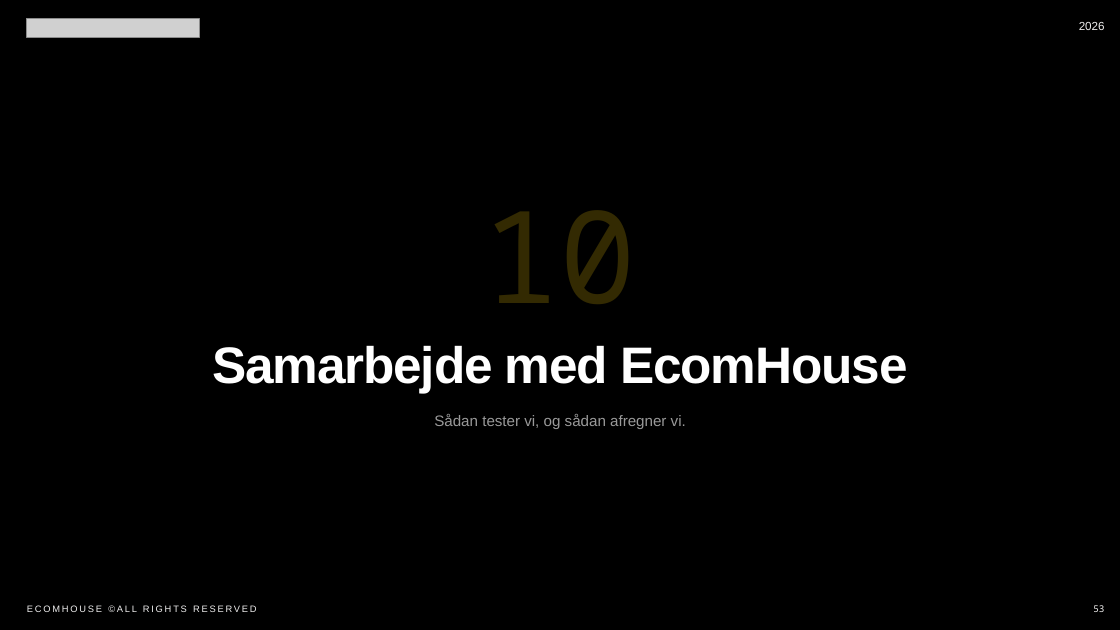
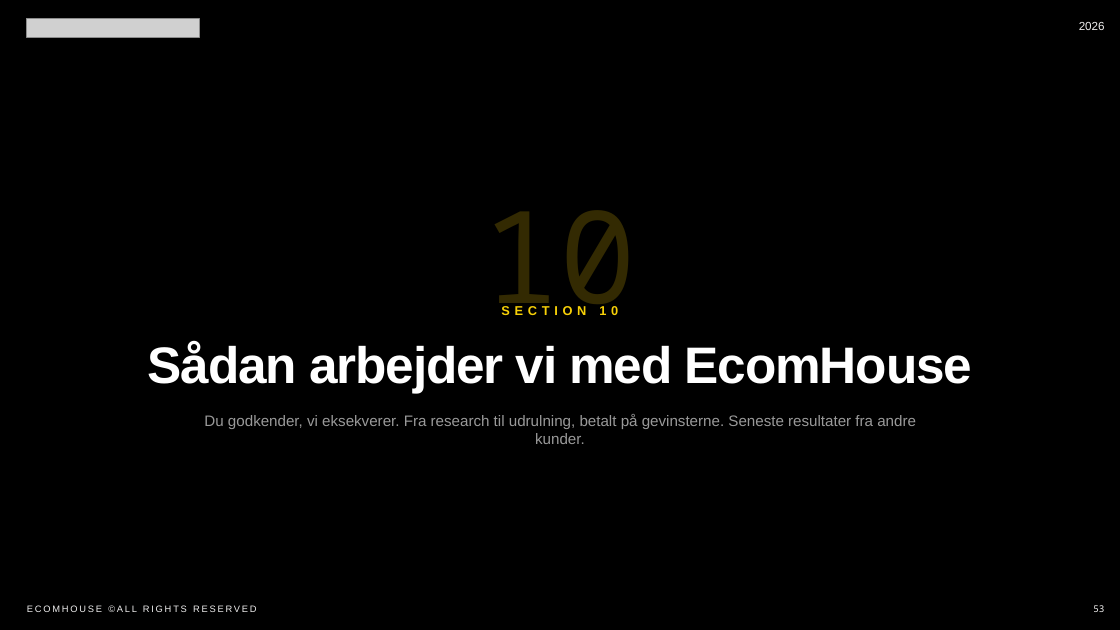
Before and after one commit to raycazy/AI-workflow-tasks, a slide deck: slide 54 of dittvin-cro-audit/dittvin-ecomhouse-pitch-DA.pptx. Drawn at 1120x630 pixels with LibreOffice and Linux fonts; fonts in the diff are those of the drawing; grey boxes stand for pictures. Boxes give left, top, right and bottom in pixels: in the first picture for what was removed or moved away, otherwise in the second. Text is boxed around its words. In the diff, an @@ line names an element or a change of style, - is before the commit and + after.

Commit message:
dittvin PPTX: use rich sportgym test_plan_slide (DV-01/02/03) + full EcomHouse section (method, protocol, track record, 3 case studies, pricing); 62 slides EN+DA

```diff
--- a/dittvin-cro-audit/dittvin-ecomhouse-pitch-DA.pptx
+++ b/dittvin-cro-audit/dittvin-ecomhouse-pitch-DA.pptx
@@ text added at [501, 306, 618, 315], 11 pt, text #F7D007, bold @@
+SECTION 10
@@ text at [148, 342, 973, 393]: text changed @@
-Samarbejde med EcomHouse
+Sådan arbejder vi med EcomHouse
@@ text at [204, 414, 916, 444]: text changed @@
-Sådan tester vi, og sådan afregner vi.
+Du godkender, vi eksekverer. Fra research til udrulning, betalt på gevinsterne. Seneste resultater fra andre kunder.
```
Also in this commit, not shown: 2 other slides changed, 10 slides added, 5 slides removed, 1 other file.
